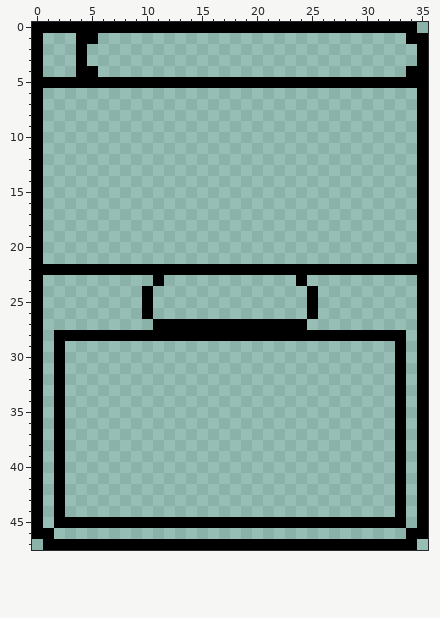
Two versions of one pixel-art file, Assets/Aseprite Imports/Demo-Border.aseprite. Above is the file before it was changed.
36x48 pixels, 1 frame.
And afterwards:
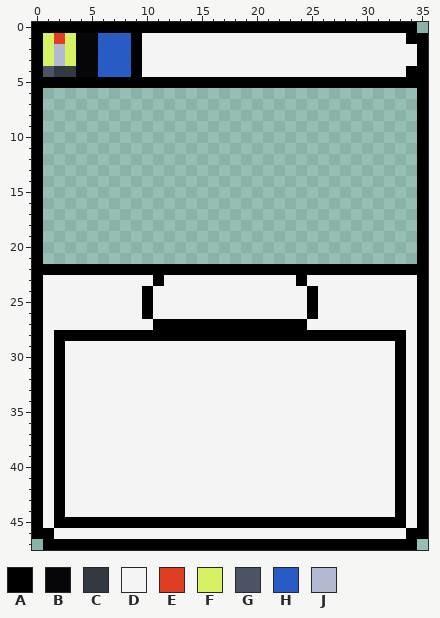
Palette (. is transparent): A #000000  B #060608  C #333941  D #f4f4f4  E #df3e23  F #d6f264  G #4a5462  H #285cc4  J #b3b9d1
From old to new:
Changed rows in their new state; - is an unchanged pixel.
first column x 1:
 1 FEFBBHHHADDDDDDDDDDDDDDDDDDDDDDDD-
 2 FJFBBHHHADDDDDDDDDDDDDDDDDDDDDDDDD
 3 FJFBBHHHADDDDDDDDDDDDDDDDDDDDDDDDD
 4 GCCBBHHHADDDDDDDDDDDDDDDDDDDDDDDD-
first column x 1:
23 DDDDDDDDDD-DDDDDDDDDDDD-DDDDDDDDDD
24 DDDDDDDDD-DDDDDDDDDDDDDD-DDDDDDDDD
25 DDDDDDDDD-DDDDDDDDDDDDDD-DDDDDDDDD
26 DDDDDDDDD-DDDDDDDDDDDDDD-DDDDDDDDD
27 DDDDDDDDDD--------------DDDDDDDDDD
28 D--------------------------------D
29 D-DDDDDDDDDDDDDDDDDDDDDDDDDDDDDD-D
30 D-DDDDDDDDDDDDDDDDDDDDDDDDDDDDDD-D
31 D-DDDDDDDDDDDDDDDDDDDDDDDDDDDDDD-D
32 D-DDDDDDDDDDDDDDDDDDDDDDDDDDDDDD-D
33 D-DDDDDDDDDDDDDDDDDDDDDDDDDDDDDD-D
34 D-DDDDDDDDDDDDDDDDDDDDDDDDDDDDDD-D
35 D-DDDDDDDDDDDDDDDDDDDDDDDDDDDDDD-D
36 D-DDDDDDDDDDDDDDDDDDDDDDDDDDDDDD-D
37 D-DDDDDDDDDDDDDDDDDDDDDDDDDDDDDD-D
38 D-DDDDDDDDDDDDDDDDDDDDDDDDDDDDDD-D
39 D-DDDDDDDDDDDDDDDDDDDDDDDDDDDDDD-D
40 D-DDDDDDDDDDDDDDDDDDDDDDDDDDDDDD-D
41 D-DDDDDDDDDDDDDDDDDDDDDDDDDDDDDD-D
42 D-DDDDDDDDDDDDDDDDDDDDDDDDDDDDDD-D
43 D-DDDDDDDDDDDDDDDDDDDDDDDDDDDDDD-D
44 D-DDDDDDDDDDDDDDDDDDDDDDDDDDDDDD-D
45 D--------------------------------D
46 -DDDDDDDDDDDDDDDDDDDDDDDDDDDDDDDD-
Boxes around the changes in both pictures, in picture pixels (x1, y1, x2, y2):
changed: (43, 33, 417, 77)
added: (43, 275, 417, 539)
